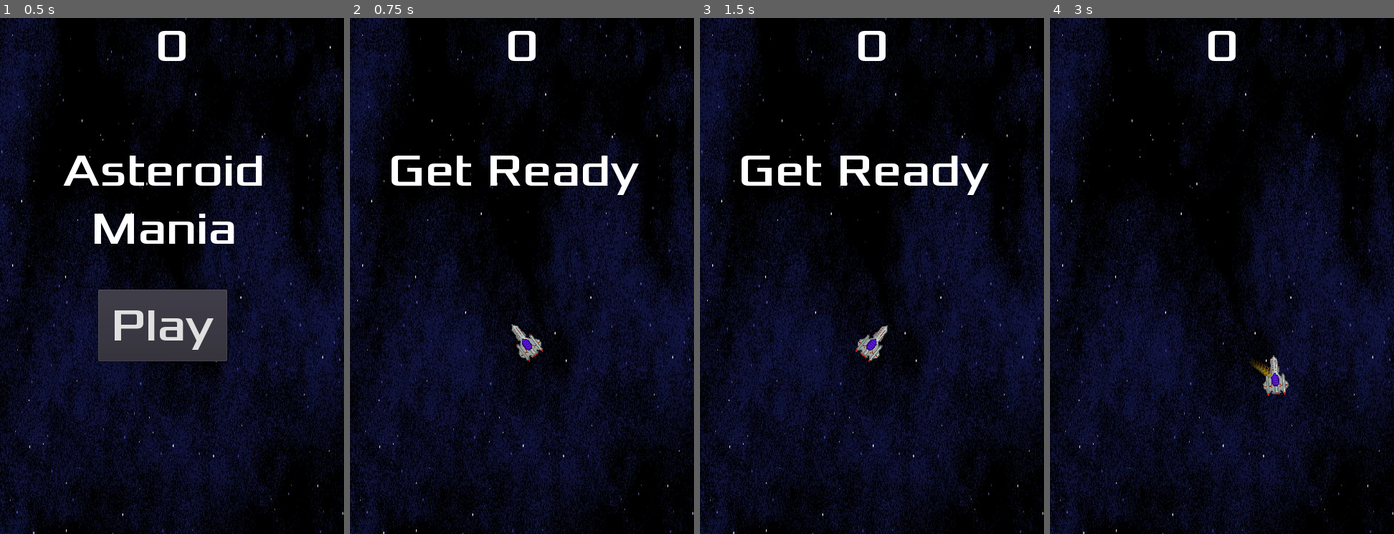
Above: before the commit, frames 1-4 (left to right).
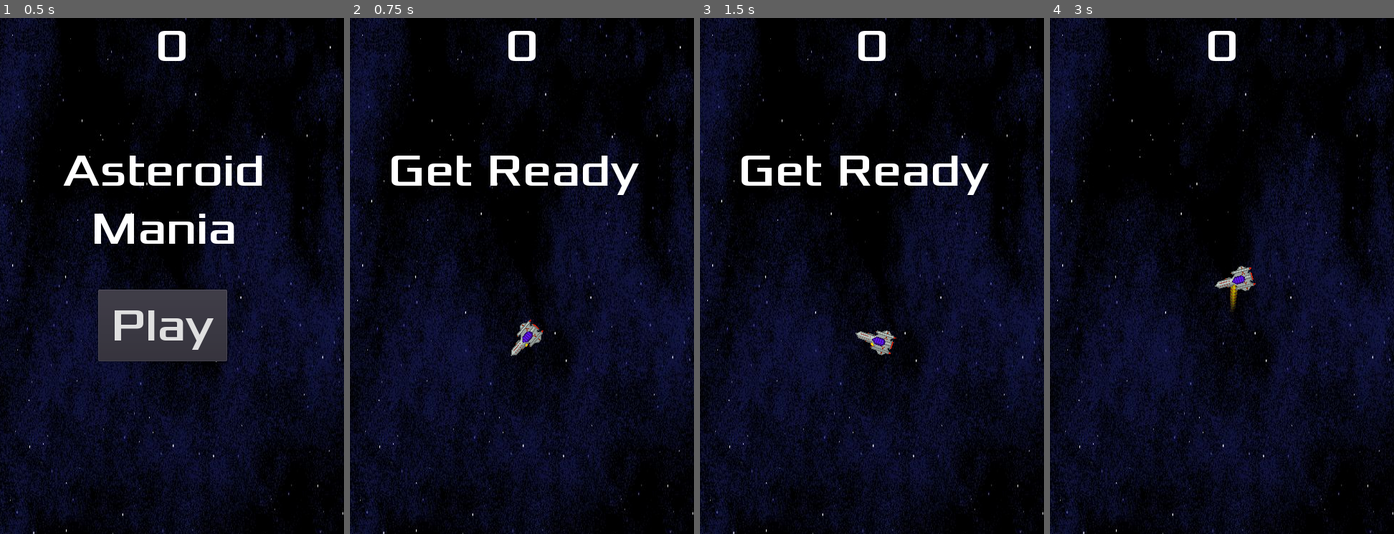
Above: after the commit, the same moments.

Repository: Serbver-Games/SpaceGameJam
Game: Godot game, scene res://Main.tscn
Same seed, same stepped clock (60 frames per second), same inputs: the game is played once before the commit and once after it.
Inputs (mouse positions are in pixels of both pictures, inside the frame that each line leads up to):
- Up to frame 1 (0.5 s): no input
- Up to frame 2 (0.75 s): click "Play" at 0.5 s
- Up to frame 3 (1.5 s): tap Enter (start_game) at 1.25, 1.35 s; move the mouse to (947, 250) at 1.27 s; hold Right (move_right) from 1.28 s (still down)
- Up to frame 4 (3 s): move the mouse to (1153, 301) at 2.02 s; release Right (move_right) at 2.03 s; hold Down (move_down) 2.03-2.78 s; tap Enter (start_game) at 2.1, 2.85 s; move the mouse to (1256, 162) at 2.77 s; hold Right (move_right) from 2.78 s (still down)

Frame 1 is identical in both runs. In frame 2, 0.5% of the frame differs, in the area x 46-57%, y 58-67%; in frame 3, 0.5%; in frame 4, 0.8%, in the area x 47-70%, y 48-74%.

Commit message:
mousetest

Diff:
--- a/Player.gd
+++ b/Player.gd
@@ -3,22 +3,30 @@
 signal hit
 
 export var speed =.1 # How fast the player will move (pixels/sec).
+export var rotspeed =.01 # How fast player will rotate.
 var screen_size # Size of the game window
 var direction
 
 onready var position2D = $Position2D
 var velocity = Vector2.ZERO
 var input = Vector2.ZERO
-var mouse_position2D
+var last_mouse_position2D = Vector2.ZERO
+var delta_mouseX
 
 func _ready():
 	screen_size = get_viewport_rect().size
 	hide()
 
 func _process(delta):
-	look_at(get_global_mouse_position())
+	#look_at(get_global_mouse_position())
+	var mouse_position2D = get_global_mouse_position()
+	delta_mouseX = mouse_position2D.x - last_mouse_position2D.x
+	last_mouse_position2D = mouse_position2D
 
 	input = Vector2.ZERO # The player's movement vector.
+
+	rotate(delta_mouseX * rotspeed)
+
 	if Input.is_action_pressed("move_right"):
 		input = Vector2(0, speed).rotated(rotation)
 	if Input.is_action_pressed("move_left"):
--- a/project.godot
+++ b/project.godot
@@ -66,3 +66,13 @@
 "events": [ Object(InputEventKey,"resource_local_to_scene":false,"resource_name":"","device":0,"alt":false,"shift":false,"control":false,"meta":false,"command":false,"pressed":false,"scancode":16777221,"physical_scancode":0,"unicode":0,"echo":false,"script":null)
  ]
 }
+turn_left={
+"deadzone": 0.5,
+"events": [ Object(InputEventKey,"resource_local_to_scene":false,"resource_name":"","device":0,"alt":false,"shift":false,"control":false,"meta":false,"command":false,"pressed":false,"scancode":81,"physical_scancode":0,"unicode":0,"echo":false,"script":null)
+ ]
+}
+turn_right={
+"deadzone": 0.5,
+"events": [ Object(InputEventKey,"resource_local_to_scene":false,"resource_name":"","device":0,"alt":false,"shift":false,"control":false,"meta":false,"command":false,"pressed":false,"scancode":69,"physical_scancode":0,"unicode":0,"echo":false,"script":null)
+ ]
+}
